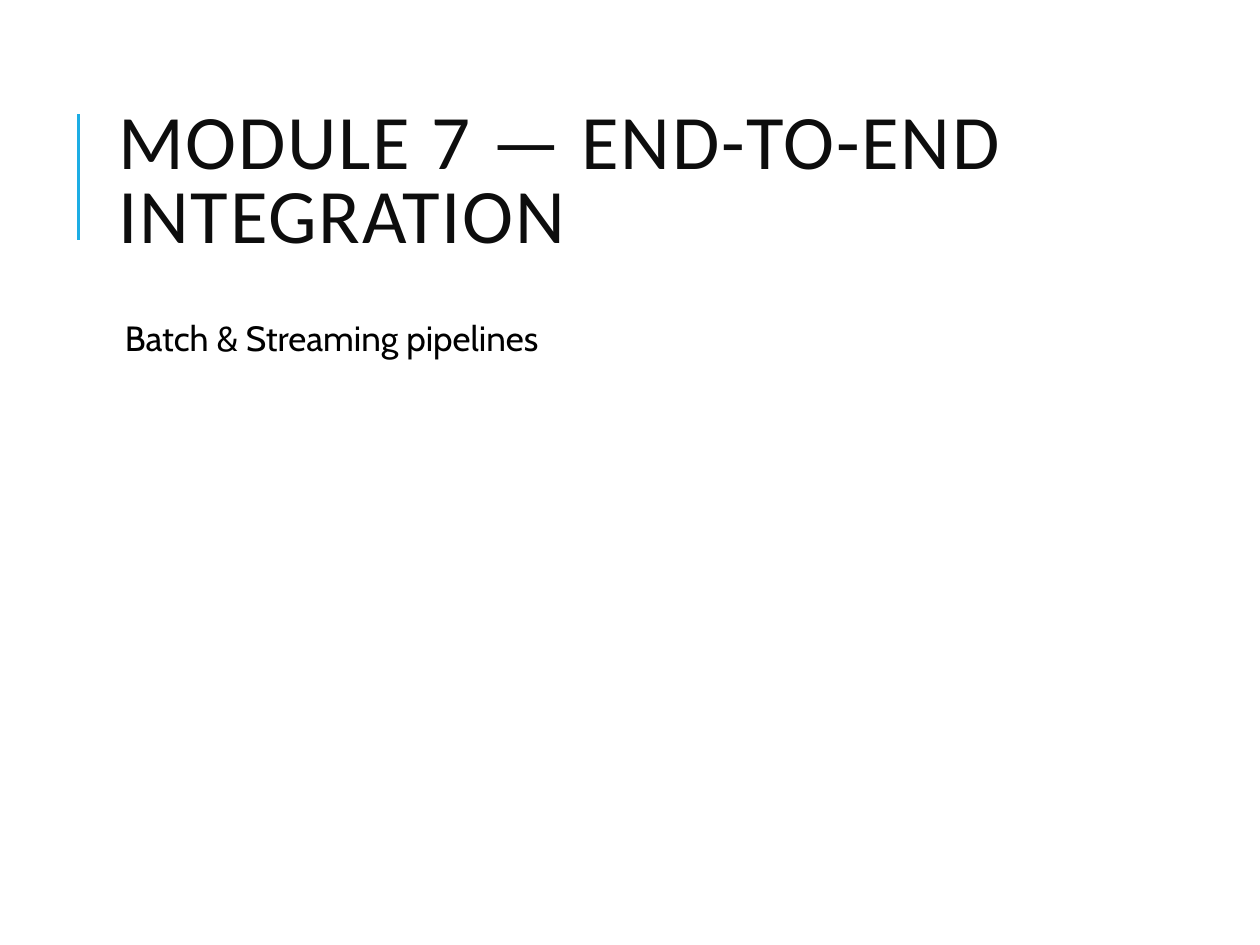
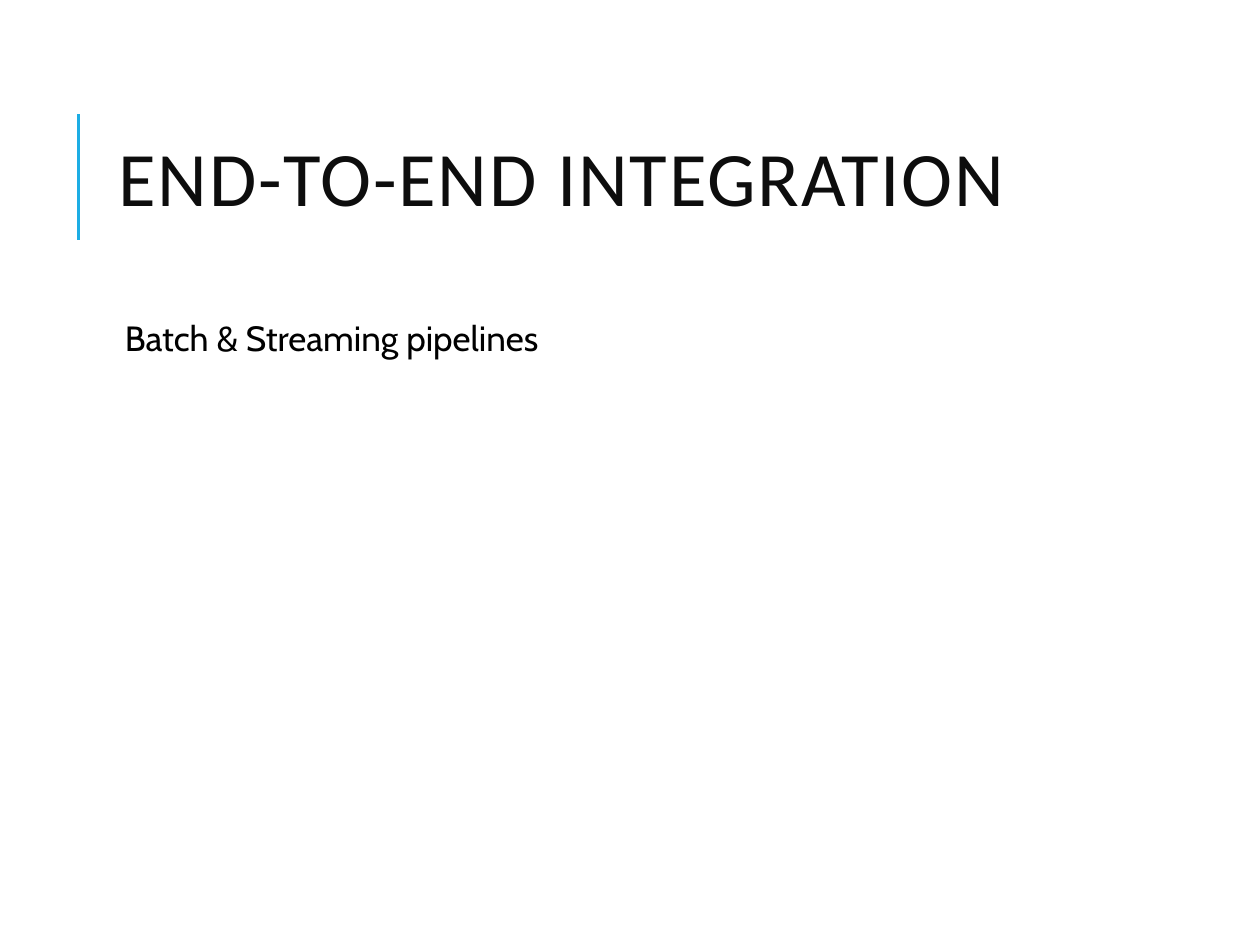
Before and after one commit to vikash-verma-profile/DE-Sig-March-2026, a slide deck: slide 34 of Week-2/Day-3/GCP_Modules_3_7_Data_Engineering.pptx. Drawn at 1260x945 pixels with LibreOffice and Linux fonts; fonts in the diff are those of the drawing. Boxes give left, top, right and bottom in pixels: in the first picture for what was removed or moved away, otherwise in the second. Text is boxed around its words. In the diff, an @@ line names an element or a change of style, - is before the commit and + after.

```diff
--- a/Week-2/Day-3/GCP_Modules_3_7_Data_Engineering.pptx
+++ b/Week-2/Day-3/GCP_Modules_3_7_Data_Engineering.pptx
@@ title at (118,156,1004,207): text changed @@
-MODULE 7 — END-TO-END INTEGRATION
+END-TO-END INTEGRATION
```
Also in this commit, not shown: 3 other slides changed, 17 other files.
